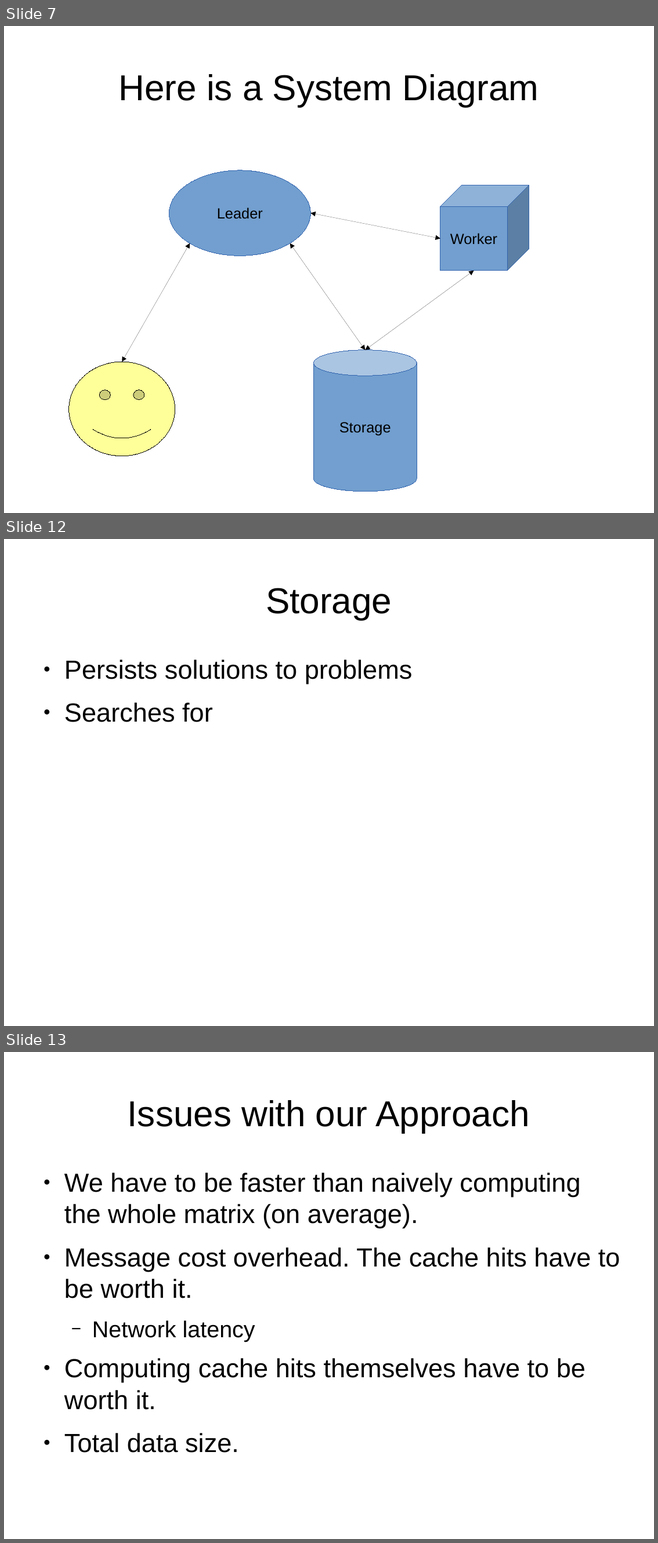
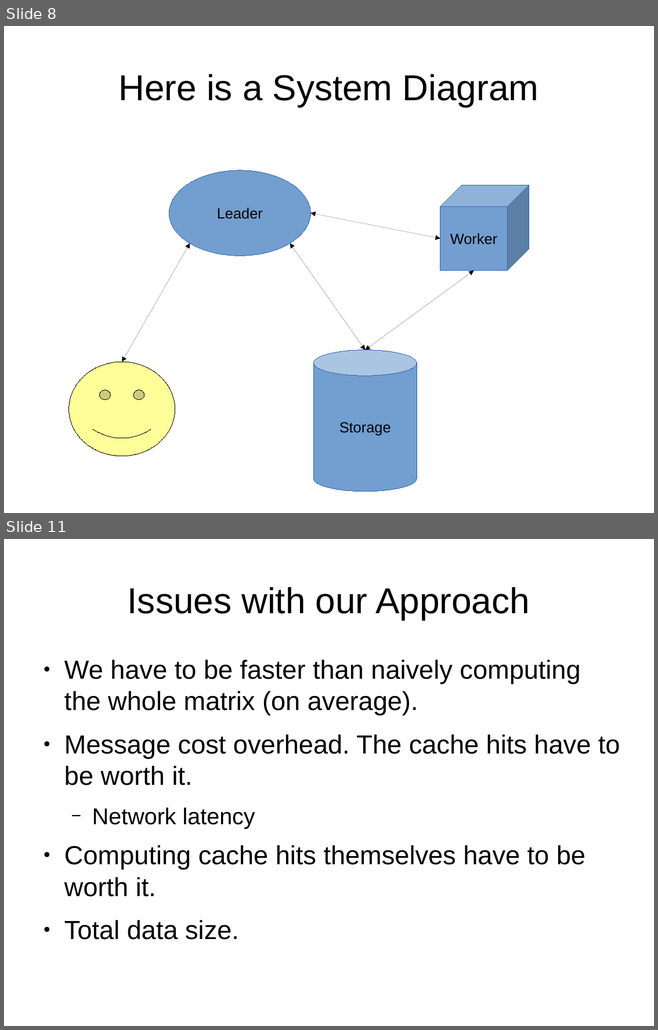
Before and after one commit to junekihong/GenomicsProject, a slide deck: Presentation.odp. Shown one above the other, each under a label of ours: slides 7, 12 and 13 before the commit, slides 8 and 11 after it; the slides between them are not shown. The pictures are 658x1543 and 658x1030 pixels, drawn with LibreOffice and Linux fonts; fonts in the diff are those of the drawing. Boxes give left, top, right and bottom in pixels: in the first picture for what was removed or moved away, otherwise in the second. Text is boxed around its words. In the diff, an @@ line names an element or a change of style, - is before the commit and + after.

```diff
--- a/Presentation.odp
+++ b/Presentation.odp
@@ slide 12 removed at (4, 539, 654, 1026), background #FFFFFF @@
@@ title removed at (266, 588, 391, 620) @@
-Storage
@@ text removed at (64, 660, 412, 722) @@
-● Persists solutions to problems
-● Searches for
@@ what was slide 7 is now slide 8 @@
@@ what was slide 13 is now slide 11 @@
```
Also in this commit, not shown: 2 slides changed, 1 other slide removed.
